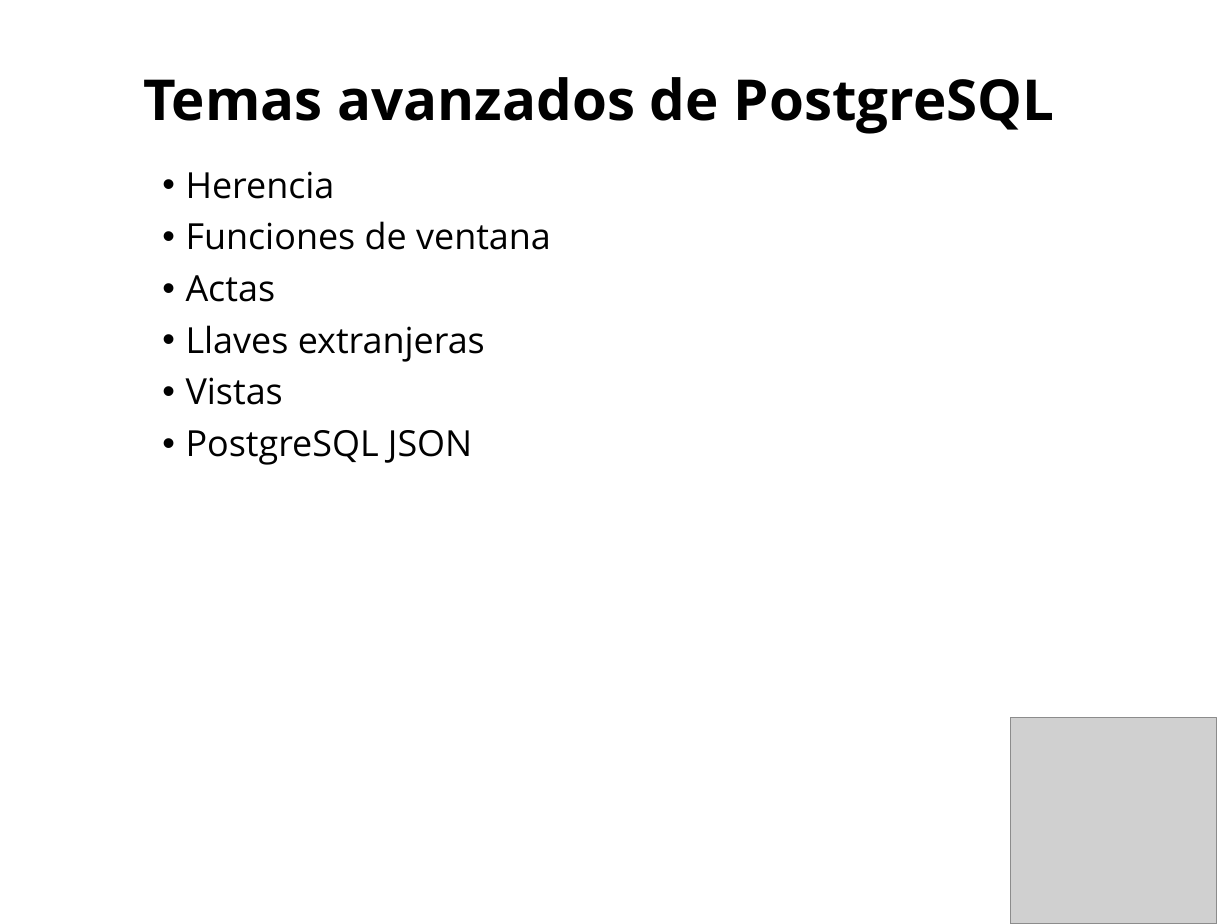
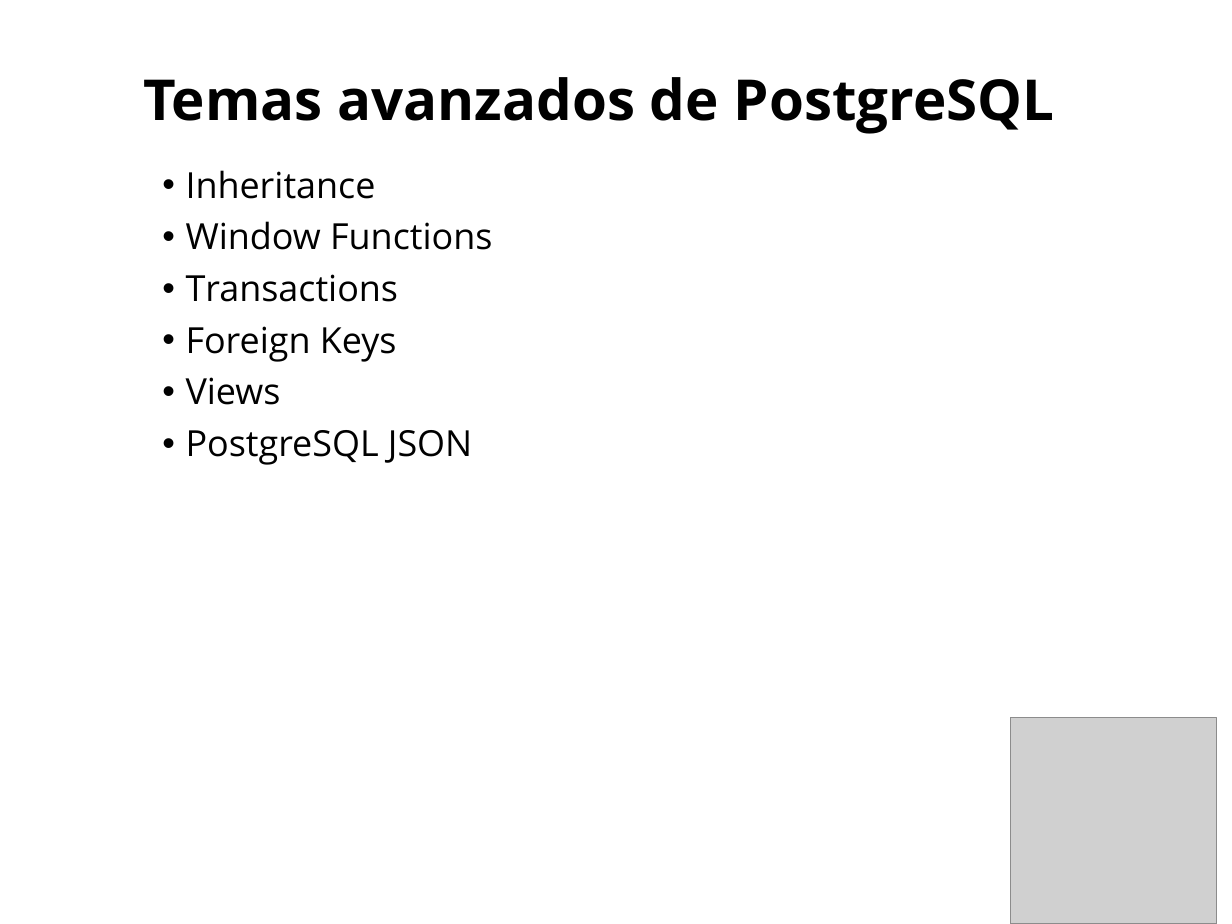
Before and after one commit to jpedrozac/BASES-DE-DATOS-SEG-SEMESTRE, a slide deck: slide 11 of postgresql.ppt (slide 4 before the commit). Drawn at 1232x924 pixels with LibreOffice and Linux fonts; fonts in the diff are those of the drawing; grey boxes stand for pictures. Boxes give left, top, right and bottom in pixels: in the first picture for what was removed or moved away, otherwise in the second. Text is boxed around its words. In the diff, an @@ line names an element or a change of style, - is before the commit and + after.

```diff
--- a/postgresql.ppt
+++ b/postgresql.ppt
@@ text at [186, 170, 492, 405]: text changed @@
-• Herencia
-• Funciones de ventana
-• Actas
-• Llaves extranjeras
-• Vistas
+• Inheritance
+• Window Functions
+• Transactions
+• Foreign Keys
+• Views
```
Also in this commit, not shown: 5 other slides changed, 2 slides added, 1 slide removed, 1 other file.
